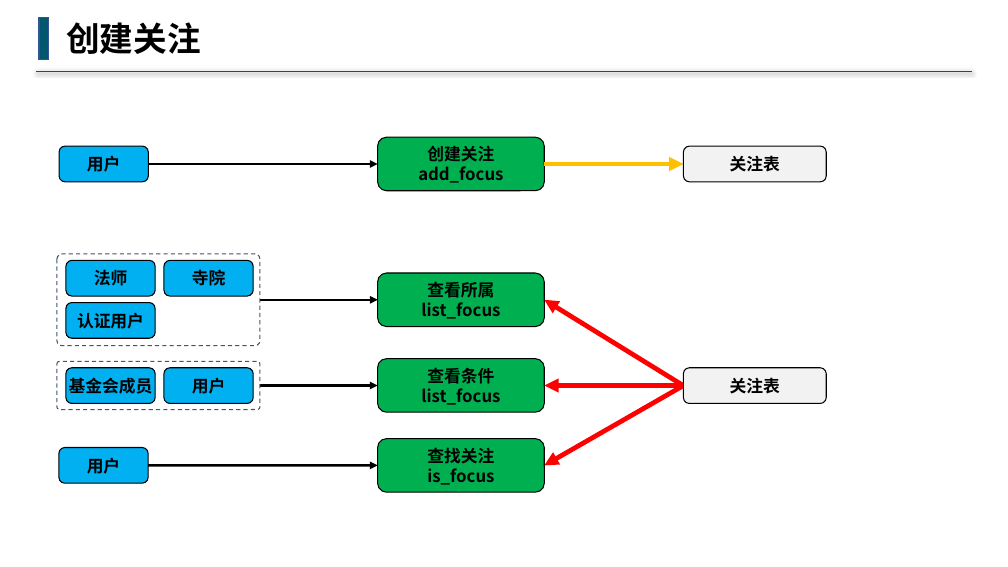
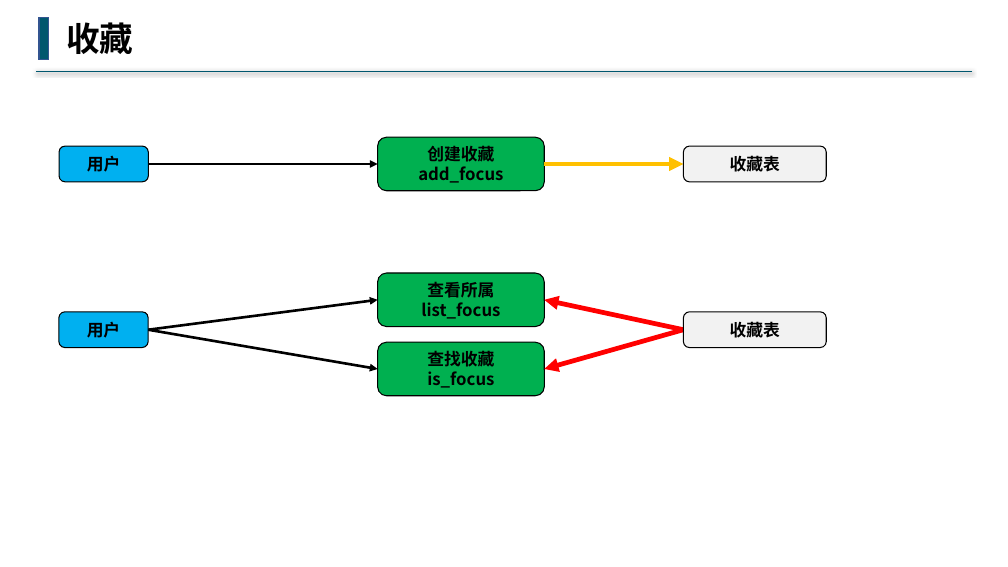
Before and after one commit to buddhachain/buddhaContract, a slide deck: slide 7 of doc/06.藏书阁.pptx (slide 8 before the commit). Drawn at 1008x567 pixels with LibreOffice and Linux fonts; fonts in the diff are those of the drawing. Boxes give left, top, right and bottom in pixels: in the first picture for what was removed or moved away, otherwise in the second. Text is boxed around its words. In the diff, an @@ line names an element or a change of style, - is before the commit and + after.

```diff
--- a/doc/06.藏书阁.pptx
+++ b/doc/06.藏书阁.pptx
@@ text at box(66, 22, 133, 54): text changed @@
-创建关注
+收藏
@@ text in rounded rectangle at box(427, 146, 494, 162): text changed @@
-创建关注
+创建收藏
@@ text in rounded rectangle at box(730, 156, 780, 172): text changed @@
-关注表
+收藏表
@@ group removed at box(57, 254, 260, 346): 4 rounded rectangles @@
-法师
-寺院
-认证用户
@@ rounded rectangle "用户": place and size @@
-rounded rectangle "用户" at box(164, 368, 253, 403)
+rounded rectangle "用户" at box(59, 312, 148, 348)
@@ arrow moved from (260, 300) - (378, 300) to (148, 330) - (378, 300) @@
@@ arrow moved from (684, 386) - (544, 300) to (684, 330) - (544, 300) @@
@@ rounded rectangle "收藏表": place and size @@
-rounded rectangle "收藏表" at box(684, 368, 827, 403)
+rounded rectangle "收藏表" at box(684, 312, 827, 348)
@@ text in rounded rectangle at box(730, 322, 780, 338): text changed @@
-关注表
+收藏表
@@ arrow moved from (148, 466) - (378, 466) to (148, 330) - (378, 369) @@
@@ rounded rectangle "查找收藏": place and size @@
-rounded rectangle "查找收藏" at box(378, 439, 544, 492)
+rounded rectangle "查找收藏" at box(378, 343, 544, 396)
@@ rounded rectangle removed at box(378, 358, 544, 412) @@
-查看条件
-list_focus
@@ text in rounded rectangle at box(427, 351, 494, 367): text changed @@
-查找关注
+查找收藏
@@ arrow moved from (684, 386) - (544, 466) to (684, 330) - (544, 369) @@
@@ rounded rectangle removed at box(57, 361, 260, 410) @@
@@ rounded rectangle removed at box(66, 368, 155, 403) @@
-基金会成员
@@ arrow removed from (260, 386) to (378, 386) @@
@@ arrow removed from (684, 386) to (544, 386) @@
@@ rounded rectangle removed at box(59, 448, 148, 483) @@
-用户
```
Also in this commit, not shown: 3 other slides changed, 3 slides added, 4 slides removed, 2 other files.
